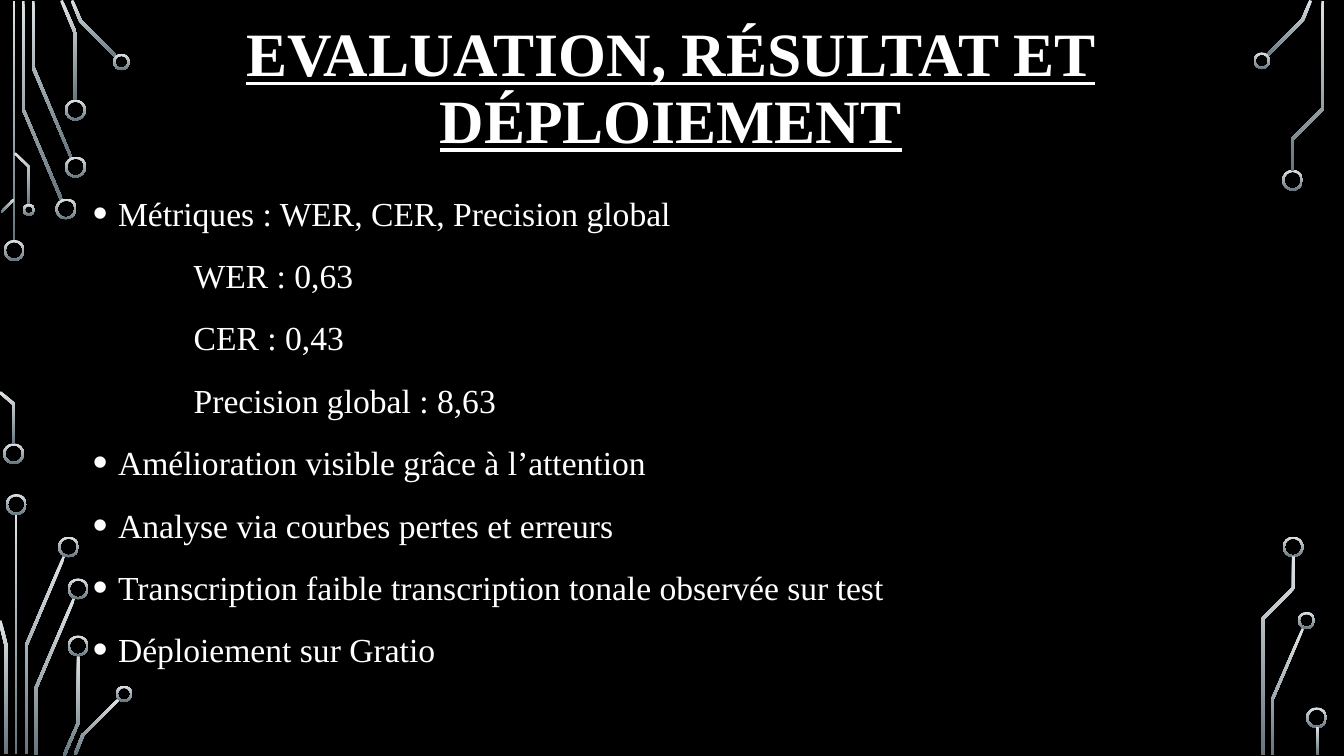
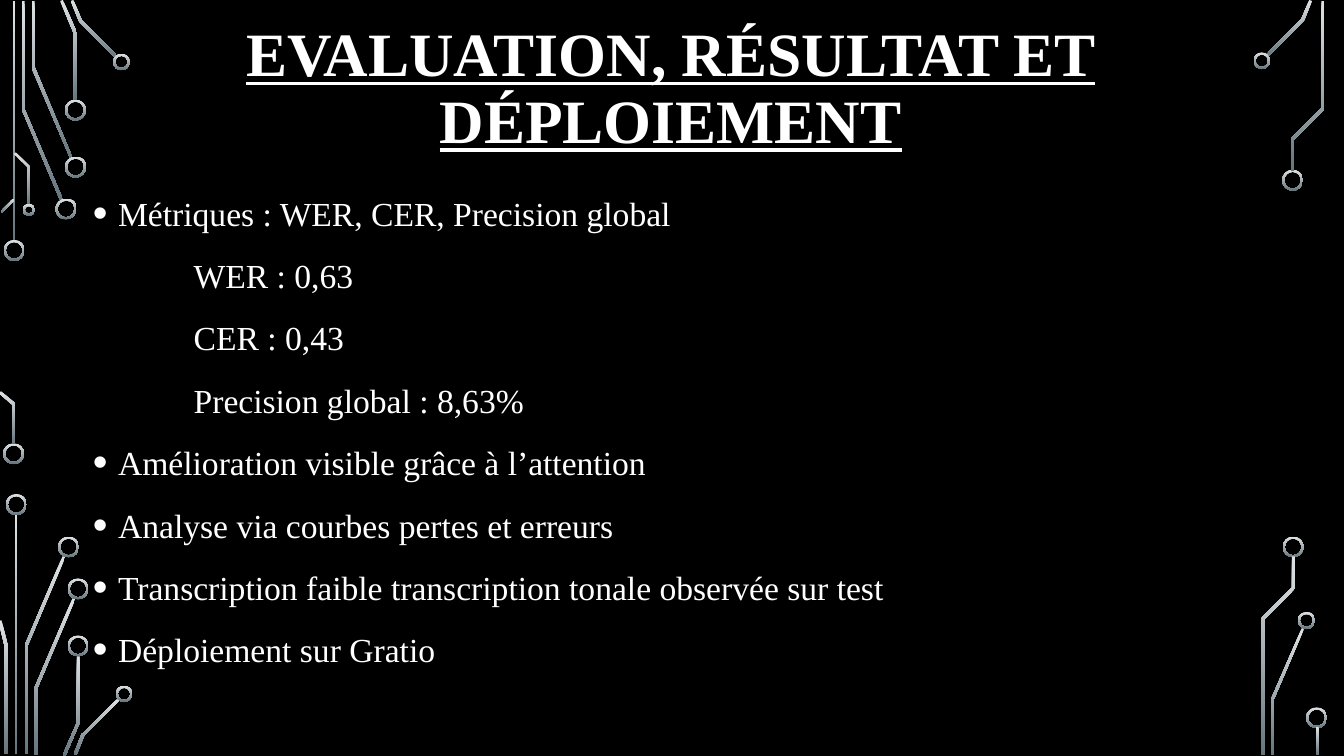
Before and after one commit to NFChristianJ/RNN-pour-ASR-en-Yemba, a slide deck: slide 14 of documentations/ASR pour le Yemba.pptx (slide 12 before the commit). Drawn at 1344x756 pixels with LibreOffice and Linux fonts; fonts in the diff are those of the drawing; background and template pictures are left out. Boxes give left, top, right and bottom in pixels: in the first picture for what was removed or moved away, otherwise in the second. Text is boxed around its words. In the diff, an @@ line names an element or a change of style, - is before the commit and + after.

```diff
--- a/documentations/ASR pour le Yemba.pptx
+++ b/documentations/ASR pour le Yemba.pptx
@@ text at (x1=194, y1=389, x2=524, y2=419): text changed @@
-Precision global : 8,63
+Precision global : 8,63%
```
Also in this commit, not shown: 3 other slides changed, 2 slides added.
